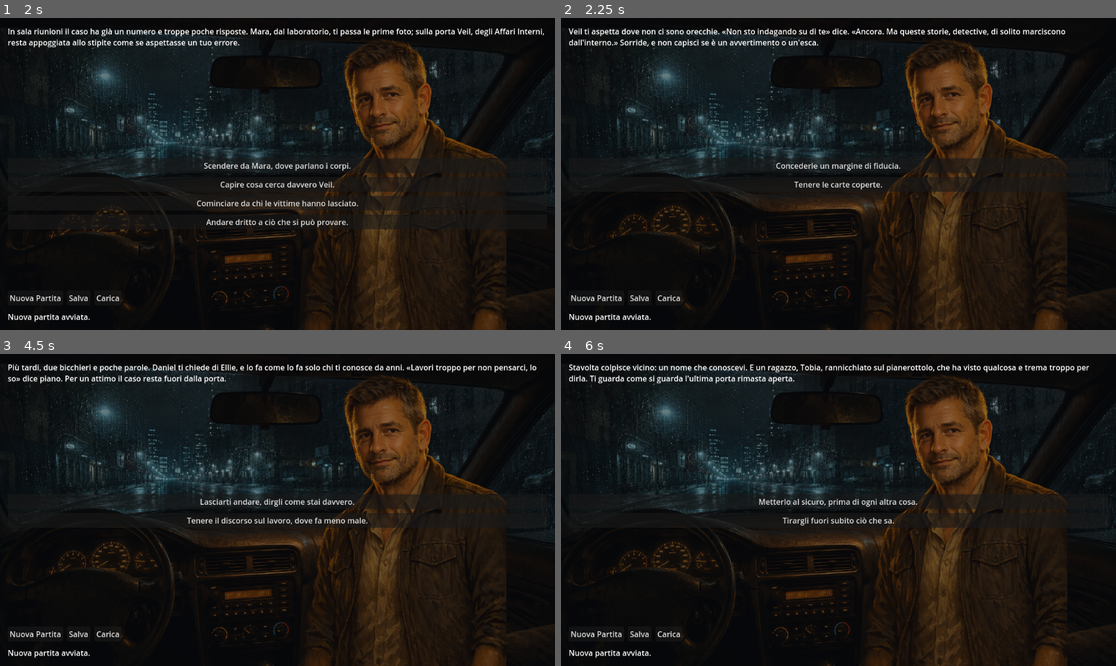
Above: before the commit, frames 1-4 (two rows, left to right).
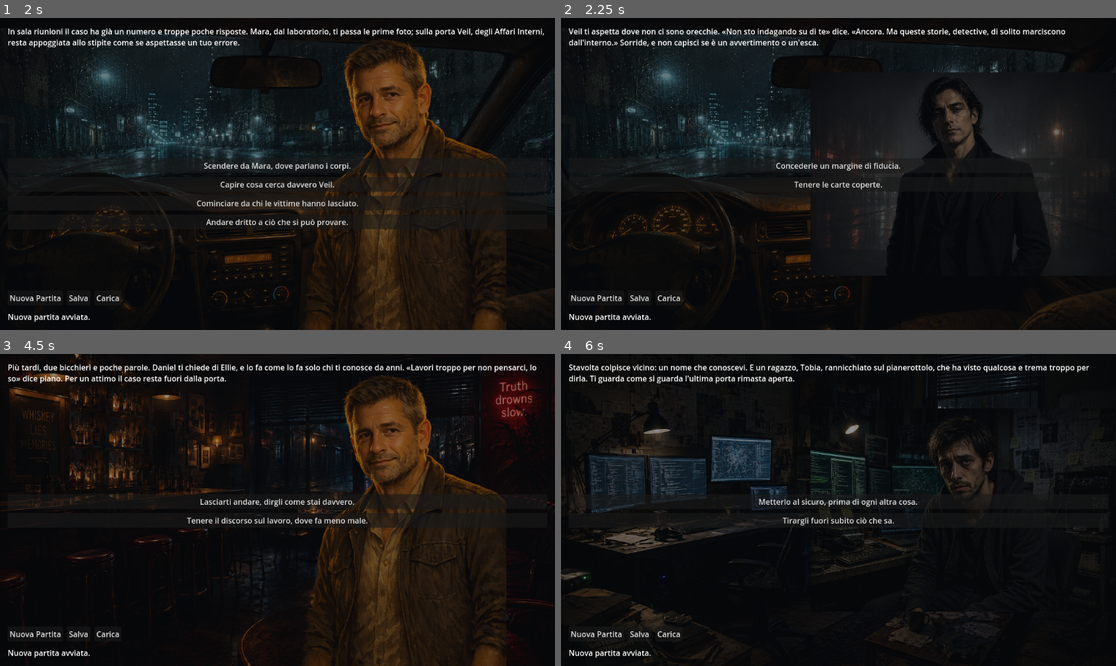
Above: after the commit, the same moments.

Repository: torsifranci2006-ship-it/gioco-test
Game: Godot game, scene res://scenes/main.tscn
Two runs of this game, one before a commit and one after it. Both use one fixed random seed, a clock stepped at 60 frames per second and the inputs below.
Inputs:
- Up to frame 1 (2 s): click "Nuova Partita" at 0.5 s; click "Lasciare che sia il suo istin…" at 1.25 s
- Up to frame 2 (2.25 s): click "Capire cosa cerca davvero Vei…" at 2 s
- Up to frame 3 (4.5 s): click "Concederle un margine di fidu…" at 2.75 s; click "Andare dritto a ciò che si pu…" at 3.5 s; click "Fermarti su ciò che non quadr…" at 4.25 s
- Up to frame 4 (6 s): click "Lasciarti andare, dirgli come…" at 5 s; click "Chiamarla, anche solo per sen…" at 5.75 s

Frame 1 is identical in both runs. In frame 2, 15% of the frame differs, in the area x 44-100%, y 6-100%; in frame 3, 12%; in frame 4, 22%, in the area x 0-100%, y 0-100%.

Commit message:
Corregge mappatura ritratti e background Atto 1

Diff:
--- a/src/ui/main.gd
+++ b/src/ui/main.gd
@@ -15,15 +15,15 @@
 	"bg_commissariato": "res://assets/backgrounds/bg_auto_notte.png",
 	"bg_obitorio": "res://assets/backgrounds/bg_auto_notte.png",
 	"bg_incontro_veil": "res://assets/backgrounds/bg_auto_notte.png",
-	"bg_bar_privato": "res://assets/backgrounds/bg_auto_notte.png",
-	"bg_tobia_rifugio": "res://assets/backgrounds/bg_auto_notte.png",
+	"bg_bar_privato": "res://assets/backgrounds/bg_bar_privato.png",
+	"bg_tobia_rifugio": "res://assets/backgrounds/bg_tobia_rifugio.png",
 }
 const PORTRAIT_MAP := {
 	"char_daniel_caldo": "res://assets/characters/daniel/char_daniel_caldo.png",
 	"char_daniel_freddo": "res://assets/characters/daniel/char_daniel_freddo.png",
-	"char_mara": "res://assets/characters/daniel/char_daniel_caldo.png",
-	"char_veil": "res://assets/characters/daniel/char_daniel_caldo.png",
-	"char_tobia": "res://assets/characters/daniel/char_daniel_caldo.png",
+	"char_mara": "res://assets/characters/mara/char_mara.png",
+	"char_veil": "res://assets/characters/veil/char_veil.png",
+	"char_tobia": "res://assets/characters/tobia/char_tobia.png",
 }
 
 @onready var _scene_text: RichTextLabel = $Margin/Root/SceneText
